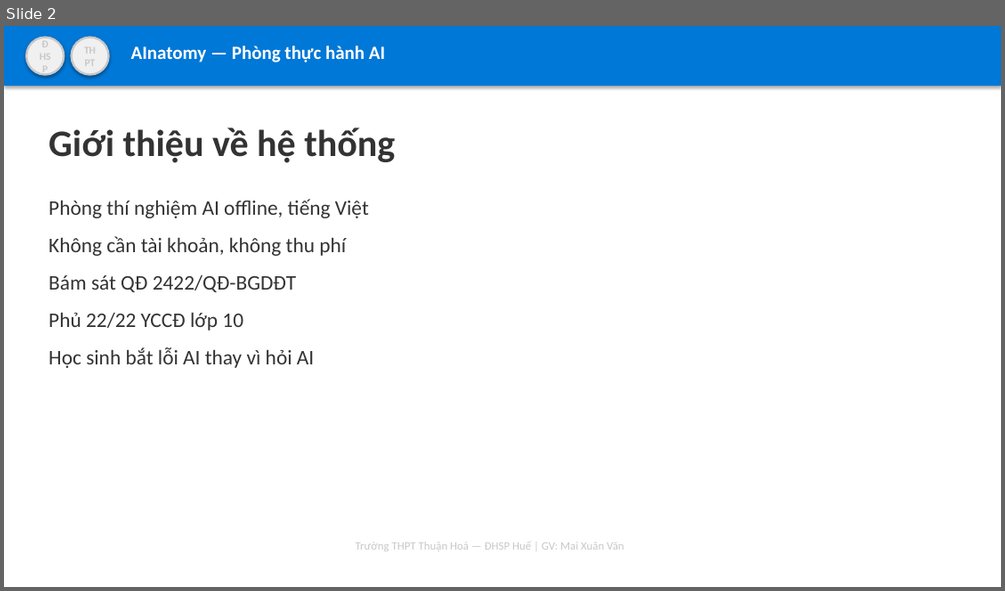
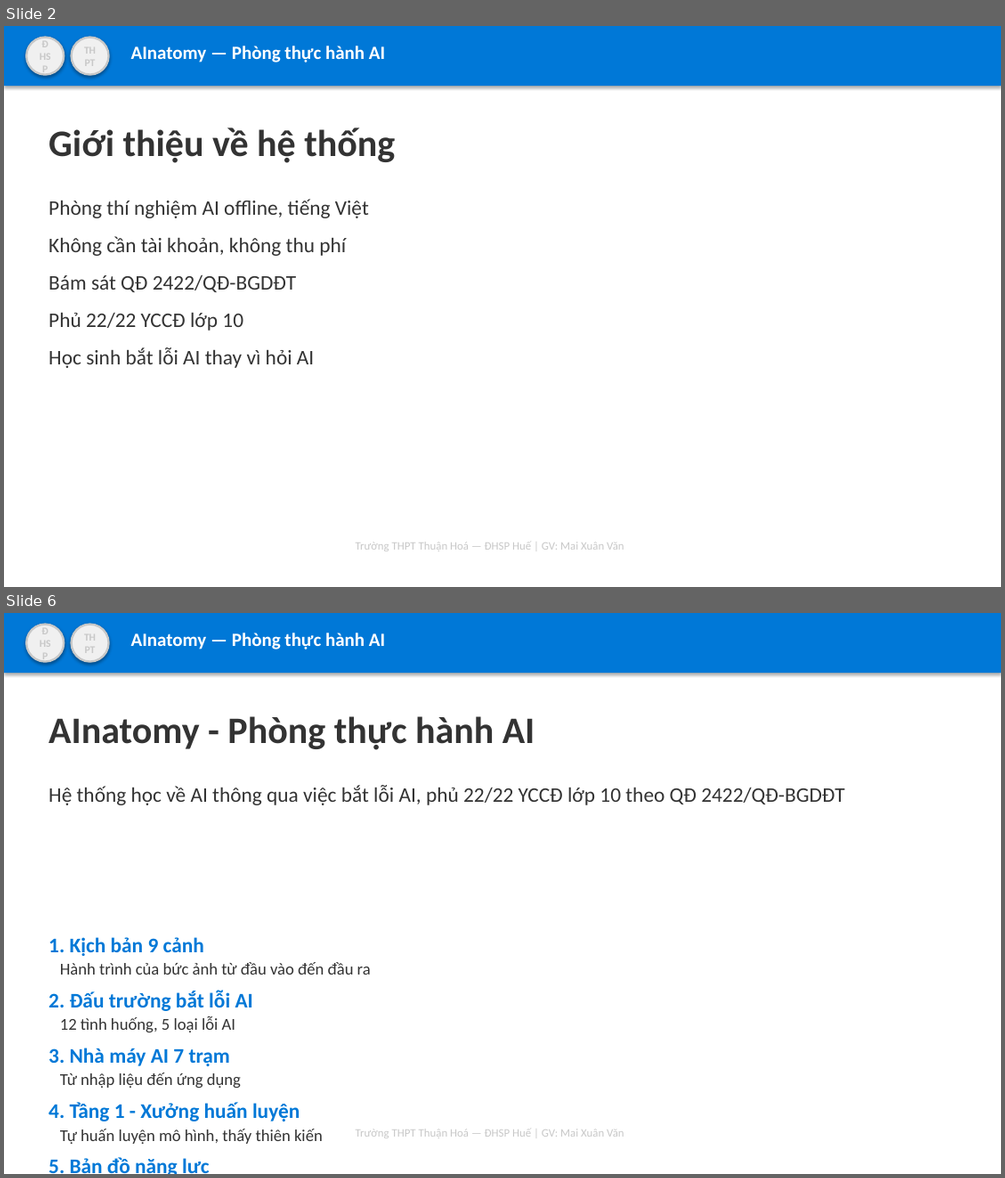
Before and after one commit to mxuanvan02/ainatomy, a slide deck: template_thuanhoa.pptx. Shown one above the other, each under a label of ours: slide 2 before the commit, slides 2 and 6 after it; the slides between them are not shown. The pictures are 1005x591 and 1005x1178 pixels, drawn with LibreOffice and Linux fonts; fonts in the diff are those of the drawing. Boxes give left, top, right and bottom in pixels: in the first picture for what was removed or moved away, otherwise in the second. Text is boxed around its words. In the diff, an @@ line names an element or a change of style, - is before the commit and + after.

Commit message:
Thêm template PowerPoint 8 slides và tài liệu tích hợp chương trình
- Tạo template_thuanhoa.pptx với 8 slides: bìa, giới thiệu, mục lục, 2 cột, kết thúc, giới thiệu hệ thống, tích hợp chương trình, hướng dẫn sử dụng
- Thêm HUONG_DAN_TICH_HOP.md: hướng dẫn tích hợp AInatomy vào 28 bài SGK Tin học 10
- Thêm HUONG_DAN_CHEN_LOGO.md: hướng dẫn chèn logo trường vào template
- Cập nhật README.md: thêm thông tin tác giả GV Mai Xuân Văn
- Nghiệm thu: 97/97 tiêu chí đạt

```diff
--- a/template_thuanhoa.pptx
+++ b/template_thuanhoa.pptx
@@ slide 6 added at [4, 613, 1001, 1174], background #FFFFFF @@
@@ rectangle added at [4, 613, 1001, 673], fill #0078D7 @@
@@ ellipse added at [26, 625, 64, 662], fill #F0F0F0, outline #C8C8C8 2 pt, 10 pt, text #C8C8C8, bold @@
+ĐHSP
@@ ellipse added at [72, 625, 109, 662], fill #F0F0F0, outline #C8C8C8 2 pt, 10 pt, text #C8C8C8, bold @@
+THPT
@@ text added at [131, 633, 385, 649], 18 pt, text #FFFFFF, bold @@
+AInatomy — Phòng thực hành AI
@@ text added at [48, 716, 535, 750], 36 pt, text #333333, bold @@
+AInatomy - Phòng thực hành AI
@@ text added at [48, 785, 844, 805], 20 pt, text #333333 @@
+Hệ thống học về AI thông qua việc bắt lỗi AI, phủ 22/22 YCCĐ lớp 10 theo QĐ 2422/QĐ-BGDĐT
@@ text added at [48, 937, 371, 1174], 16 pt, text #333333 @@
+1. Kịch bản 9 cảnh
+Hành trình của bức ảnh từ đầu vào đến đầu ra
+2. Đấu trường bắt lỗi AI
+12 tình huống, 5 loại lỗi AI
+3. Nhà máy AI 7 trạm
+Từ nhập liệu đến ứng dụng
+4. Tầng 1 - Xưởng huấn luyện
+Tự huấn luyện mô hình, thấy thiên kiến
+5. Bản đồ năng lực
+Theo dõi tiến bộ theo 12 khối UNESCO
@@ text added at [356, 1129, 623, 1138], 11 pt, text #C8C8C8 @@
+Trường THPT Thuận Hoá — ĐHSP Huế | GV: Mai Xuân Văn
```
Also in this commit, not shown: 5 other slides added, 2 other files.
